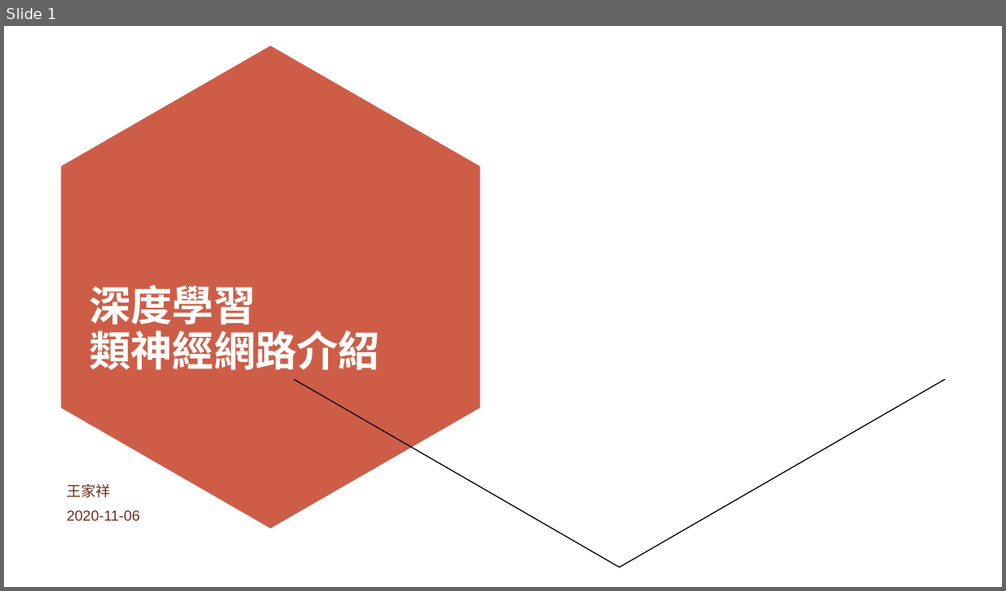
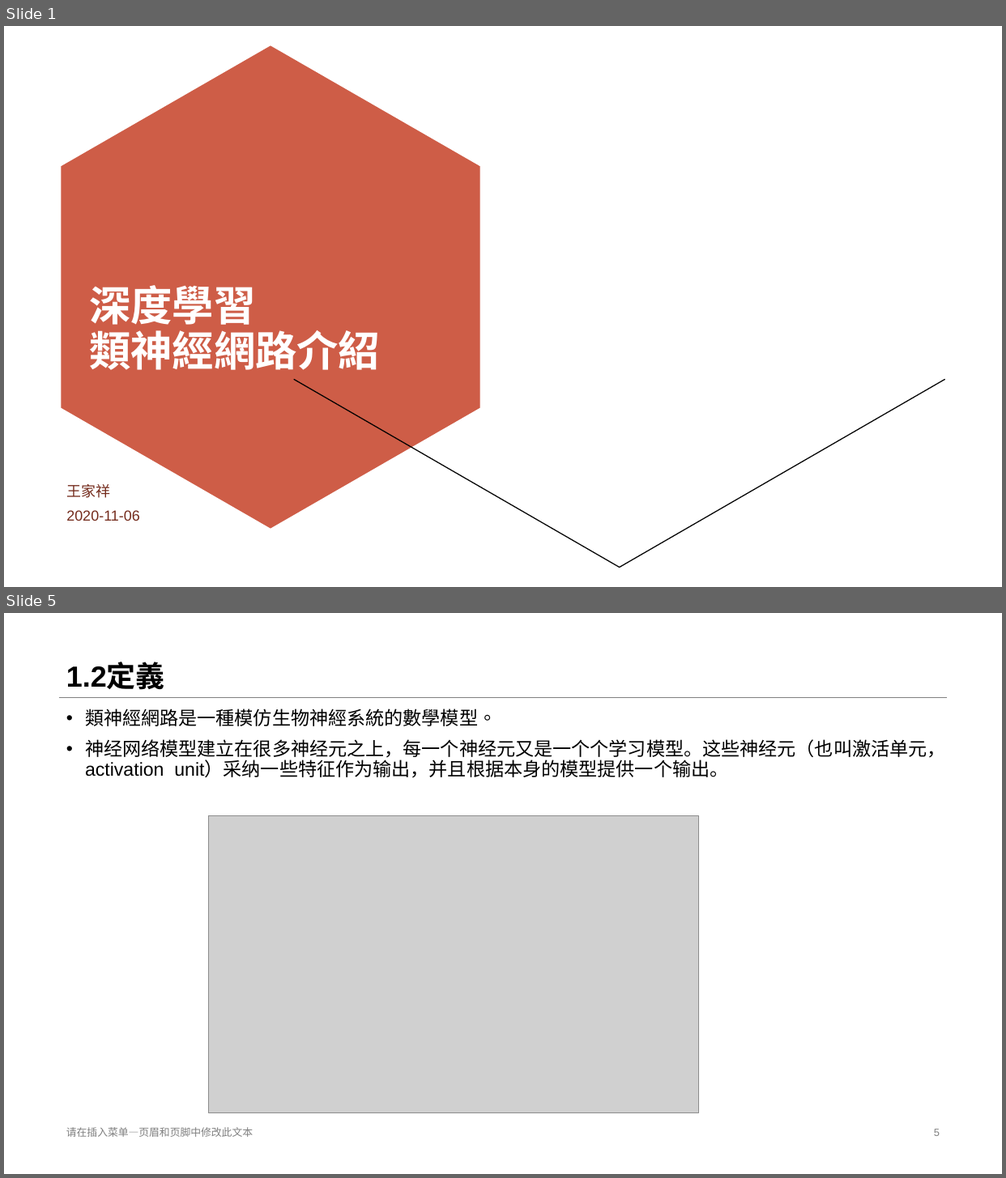
Before and after one commit to stereo720712/2020-11_2021-01_deep_learning_learn_report_record, a slide deck: 11_2_to_11__6_first/1.Deeping_learning_introduce.pptx. Shown one above the other, each under a label of ours: slide 1 before the commit, slides 1 and 5 after it; the slides between them are not shown. The pictures are 1006x591 and 1006x1178 pixels, drawn with LibreOffice and Linux fonts; fonts in the diff are those of the drawing; grey boxes stand for pictures; background and template pictures are left out. Boxes give left, top, right and bottom in pixels: in the first picture for what was removed or moved away, otherwise in the second. Text is boxed around its words. In the diff, an @@ line names an element or a change of style, - is before the commit and + after.

```diff
--- a/11_2_to_11__6_first/1.Deeping_learning_introduce.pptx
+++ b/11_2_to_11__6_first/1.Deeping_learning_introduce.pptx
@@ slide 5 added at [4, 613, 1002, 1174], background #FFFFFF @@
@@ title added at [66, 664, 165, 690], 28 pt, text #000000, bold @@
+1.2定義
@@ line added from (58, 697) to (948, 697), #808080 0.25 pt @@
@@ text added at [85, 709, 946, 778], 18 pt, text #000000 @@
+• 類神經網路是一種模仿生物神經系統的數學模型。
+• 神经网络模型建立在很多神经元之上，每一个神经元又是一个个学习模型。这些神经元（也叫激活单元，activation unit）采纳一些特征作为输出，并且根据本身的模型提供一个输出。
@@ picture added at [208, 815, 699, 1114] @@
@@ text added at [66, 1127, 253, 1137], 10 pt, text #808080 @@
+请在插入菜单—页眉和页脚中修改此文本
@@ page number added at [934, 1129, 940, 1136], 10 pt, text #808080 @@
+5
```
Also in this commit, not shown: 5 slides changed, 8 other slides added, 2 slides removed, 1 other file.
